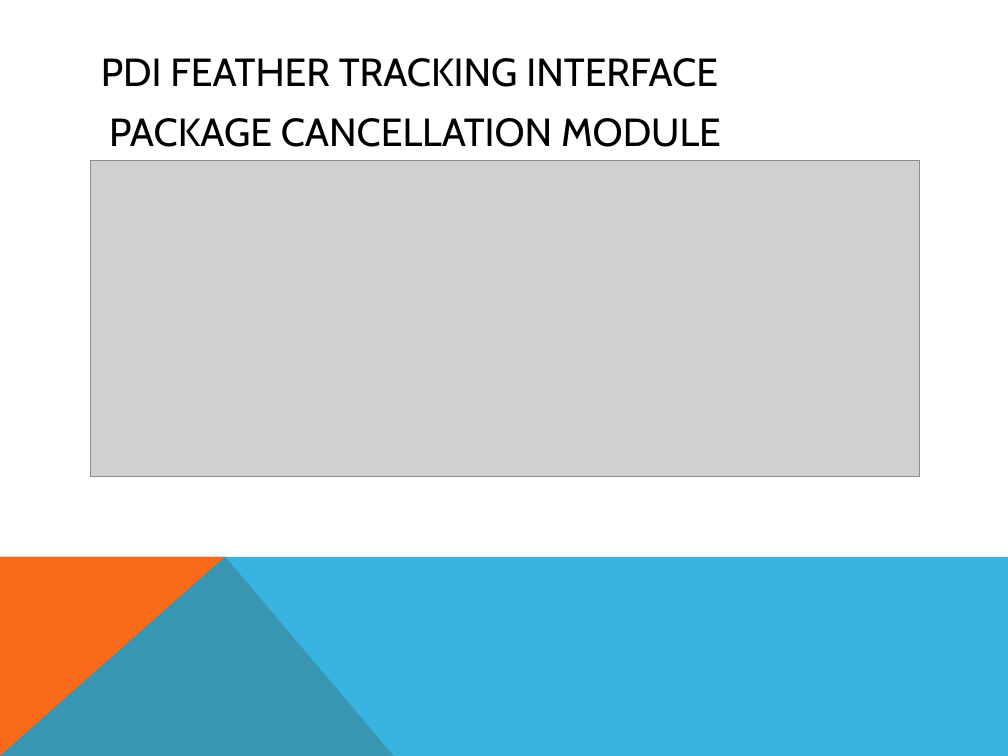
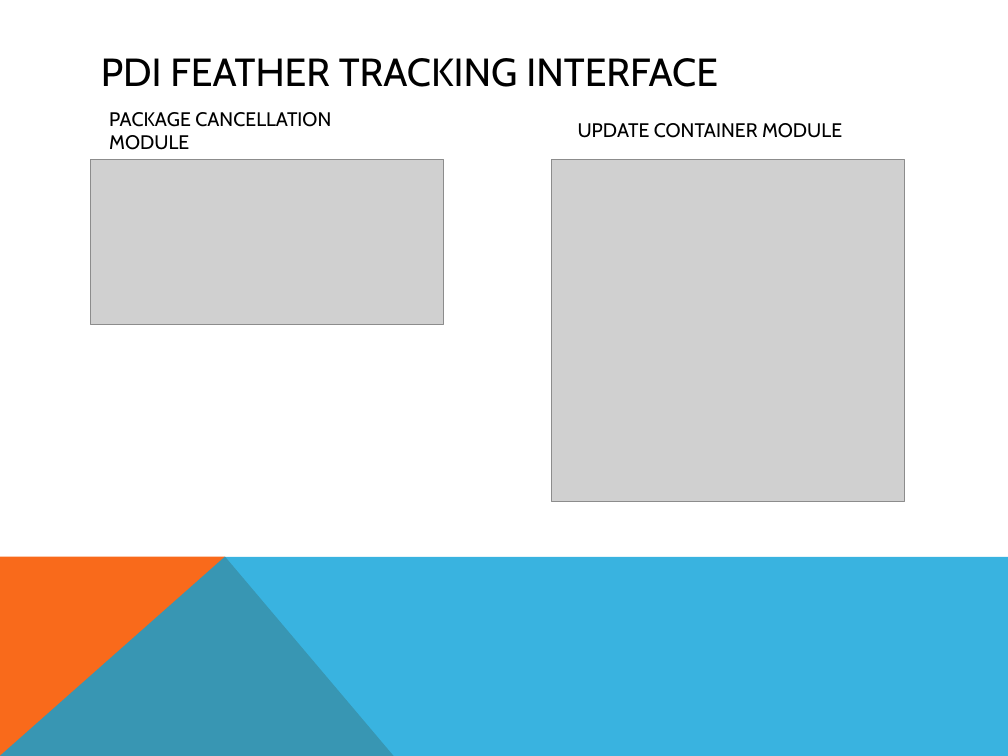
Before and after one commit to chiewx96/PDI_Project, a slide deck: slide 19 of PDI_Feather_Tracking_WPF/PDI_Feather_Tracking_WPF/PDI Feather tracking.pptx. Drawn at 1008x756 pixels with LibreOffice and Linux fonts; fonts in the diff are those of the drawing; grey boxes stand for pictures. Boxes give left, top, right and bottom in pixels: in the first picture for what was removed or moved away, otherwise in the second. Text is boxed around its words. In the diff, an @@ line names an element or a change of style, - is before the commit and + after.

```diff
--- a/PDI_Feather_Tracking_WPF/PDI_Feather_Tracking_WPF/PDI Feather tracking.pptx
+++ b/PDI_Feather_Tracking_WPF/PDI_Feather_Tracking_WPF/PDI Feather tracking.pptx
@@ text "PACKAGE CANCELLATION MODULE" at (109, 112, 331, 150): size 28 to 14 pt @@
@@ text added at (578, 123, 842, 138), 14 pt, text #000000 @@
+UPDATE CONTAINER MODULE
@@ picture removed at (91, 161, 919, 477) @@
@@ picture added at (91, 159, 444, 325) @@
@@ picture added at (551, 159, 904, 502) @@
```
Also in this commit, not shown: 1 other slide changed.
